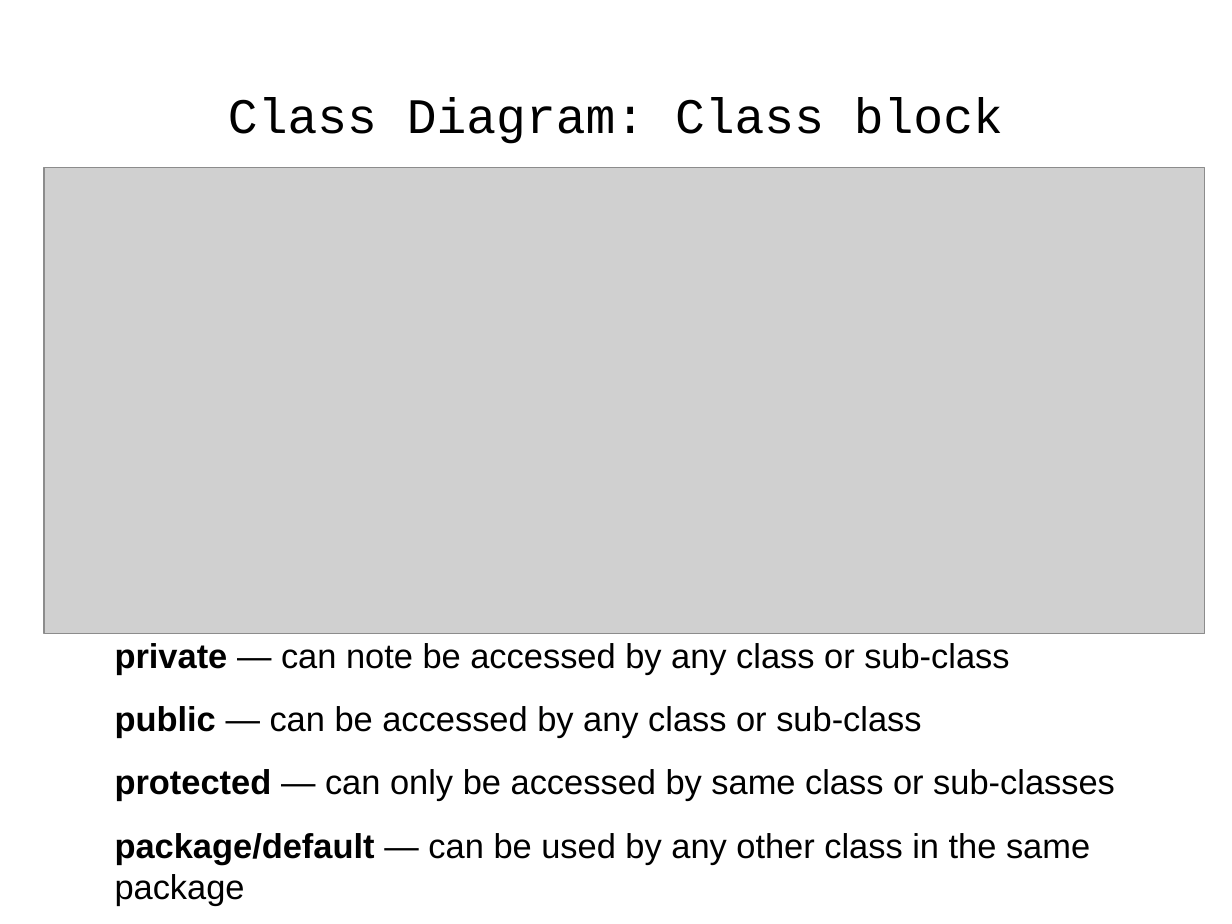
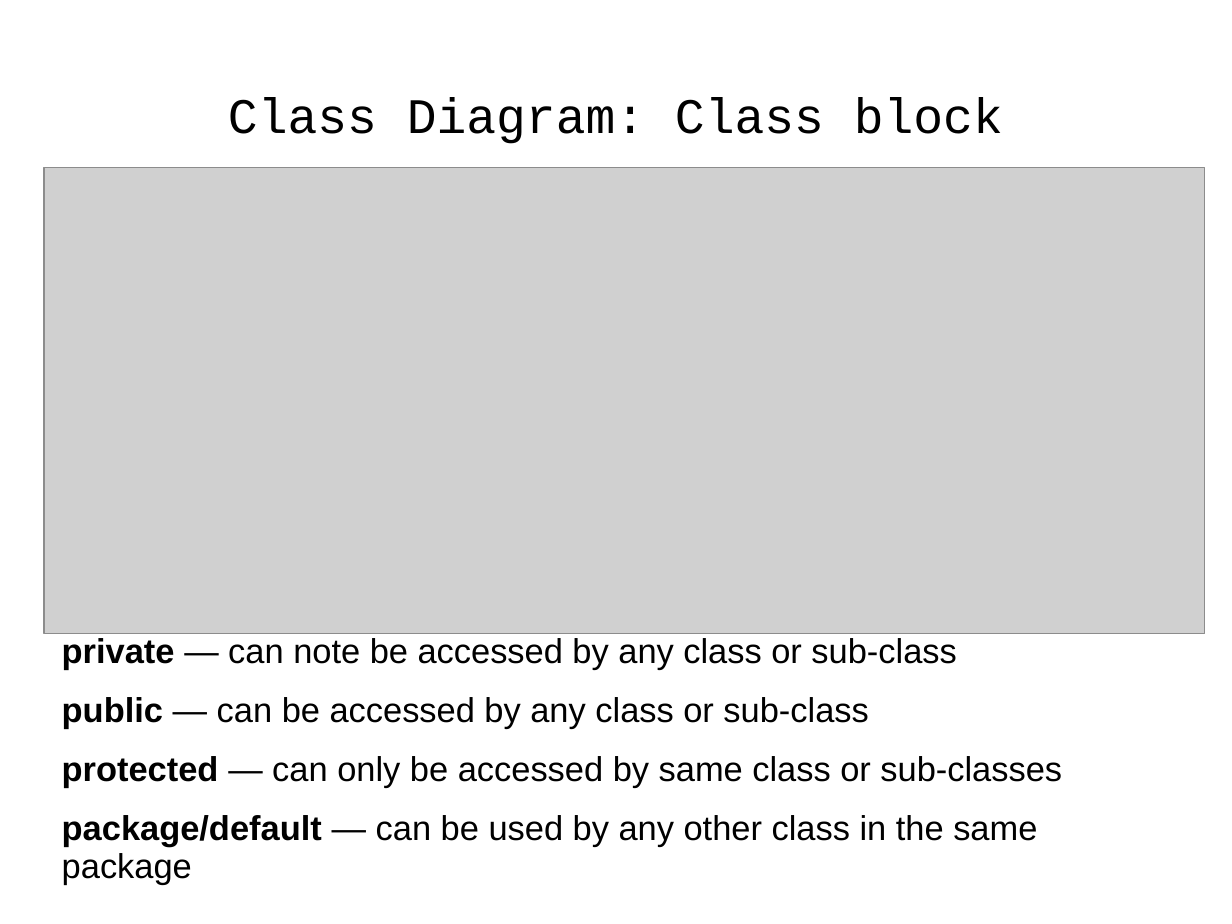
Before and after one commit to j-avdeev/EnterpriseSystemsDevelopment, a slide deck: slide 29 of Lec5 - UML-Requirements-Use Case/Enterprise System Development - lec day5 - UML-Requirements-Use Case.odp (slide 28 before the commit). Drawn at 1232x924 pixels with LibreOffice and Linux fonts; fonts in the diff are those of the drawing; grey boxes stand for pictures. Boxes give left, top, right and bottom in pixels: in the first picture for what was removed or moved away, otherwise in the second. Text is boxed around its words. In the diff, an @@ line names an element or a change of style, - is before the commit and + after.

```diff
--- a/Lec5 - UML-Requirements-Use Case/Enterprise System Development - lec day5 - UML-Requirements-Use Case.odp
+++ b/Lec5 - UML-Requirements-Use Case/Enterprise System Development - lec day5 - UML-Requirements-Use Case.odp
@@ text "private — can note be ..." at box(62, 638, 1062, 847): indent changed; line spacing 1 to 0.9 @@
```
Also in this commit, not shown: 18 other slides changed, 1 slide added, 1 other file.
